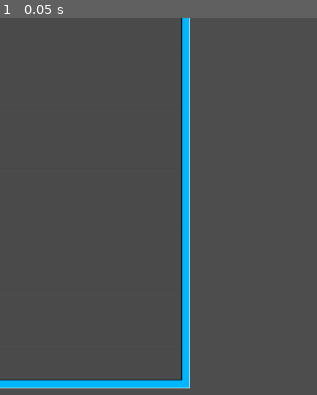
Above: before the commit, frame 1.
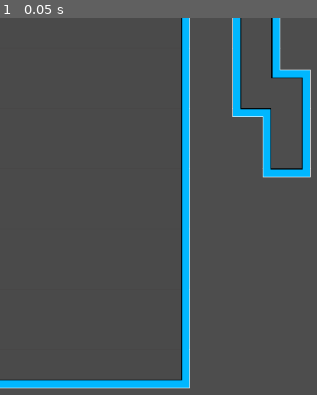
Above: after the commit, the same moment.

Repository: Mageh533/QuickPPOnline
Game: Godot game, scene res://Scenes/Game/PuyoGame.tscn
Same seed, same stepped clock (60 frames per second), same inputs: the game is played once before the commit and once after it. This scene is started directly instead of the project's main scene.
Inputs:
- Up to frame 1 (0.05 s): no input

The runs differ from the first frame. In frame 1, 3.2% of the frame differs, in the area x 73-99%, y 0-43%.

Commit message:
changes to tileset

Diff:
--- a/Scenes/Game/PuyoGame.tscn
+++ b/Scenes/Game/PuyoGame.tscn
@@ -14,6 +14,8 @@
 2:1/0 = 0
 3:1/0 = 0
 4:1/0 = 0
+5:0/0 = 0
+5:1/0 = 0
 
 [sub_resource type="TileSet" id="TileSet_nr84w"]
 tile_size = Vector2i(58, 58)
@@ -25,4 +27,4 @@
 scale = Vector2(0.75, 0.75)
 tile_set = SubResource("TileSet_nr84w")
 format = 2
-layer_0/tile_data = PackedInt32Array(65535, 131072, 0, 13107 …(1649 unchanged characters)… 2144, 1, -1, 65536, 1, -65530, 131072, 1)
+layer_0/tile_data = PackedInt32Array(65535, 131072, 0, 13107 …(1649 unchanged characters)… 2144, 1, -1, 65536, 1, -65530, 131072, 1, 7, 131072, 0, 65543, 131072, 0, 65545, 327680, 1, 9, 262144, 0, 196618, 262144, 0, 262154, 262144, 0, 262152, 131072, 0, 196616, 327680, 0, 196615, 196608, 1, 131079, 131072, 0, 65546, 131072, 1, 131082, 262144, 0, 327689, 196608, 0, -65528, 65536, 0, -65529, 65536, 1, -65527, 131072, 1, 327688, 196608, 1, 327690, 262144, 1)
Binary file changed: Assets/Tiles/gridTileset.png
